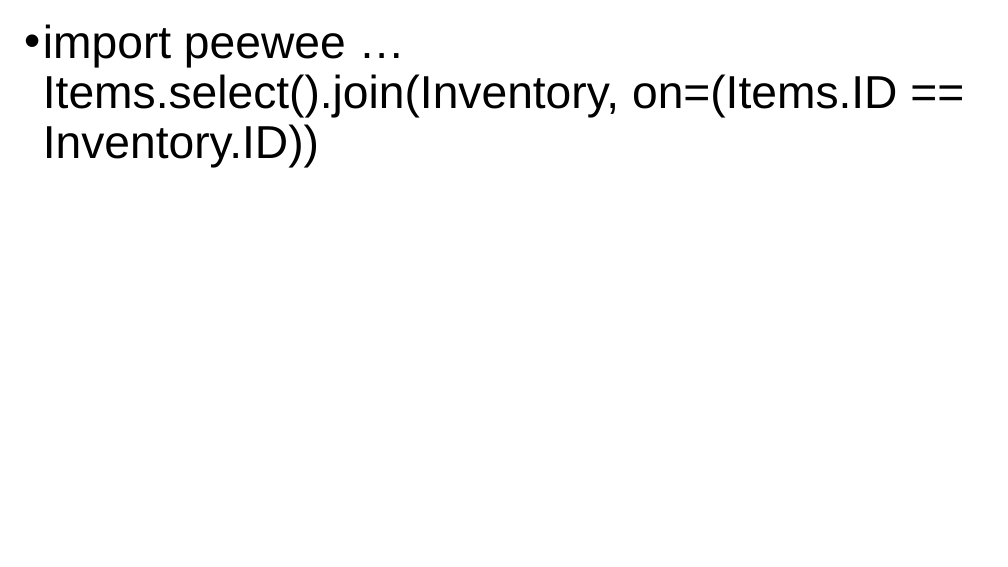
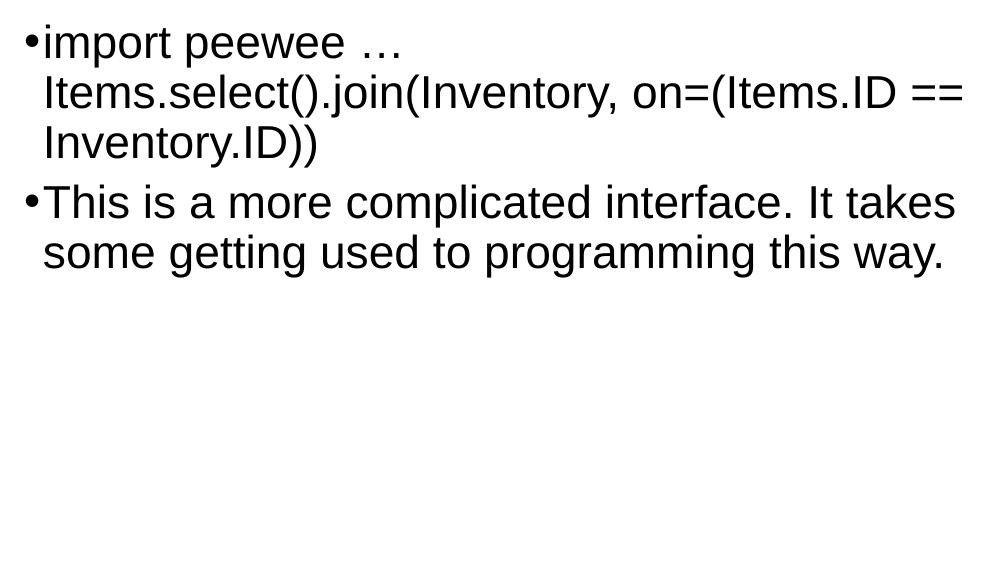
Before and after one commit to grimmelm/ctech404, a slide deck: slide 47 of ctech403/module_6/CTECH403 Module 6 - SQL.pptx (slide 34 before the commit). Drawn at 1008x567 pixels with LibreOffice and Linux fonts; fonts in the diff are those of the drawing. Boxes give left, top, right and bottom in pixels: in the first picture for what was removed or moved away, otherwise in the second. Text is boxed around its words. In the diff, an @@ line names an element or a change of style, - is before the commit and + after.

```diff
--- a/ctech403/module_6/CTECH403 Module 6 - SQL.pptx
+++ b/ctech403/module_6/CTECH403 Module 6 - SQL.pptx
@@ text at [43,184,956,278]: paragraph added @@
+• This is a more complicated interface. It takes some getting used to programming this way.
```
Also in this commit, not shown: 9 other slides changed, 31 slides added, 2 slides removed, 7 other files.
